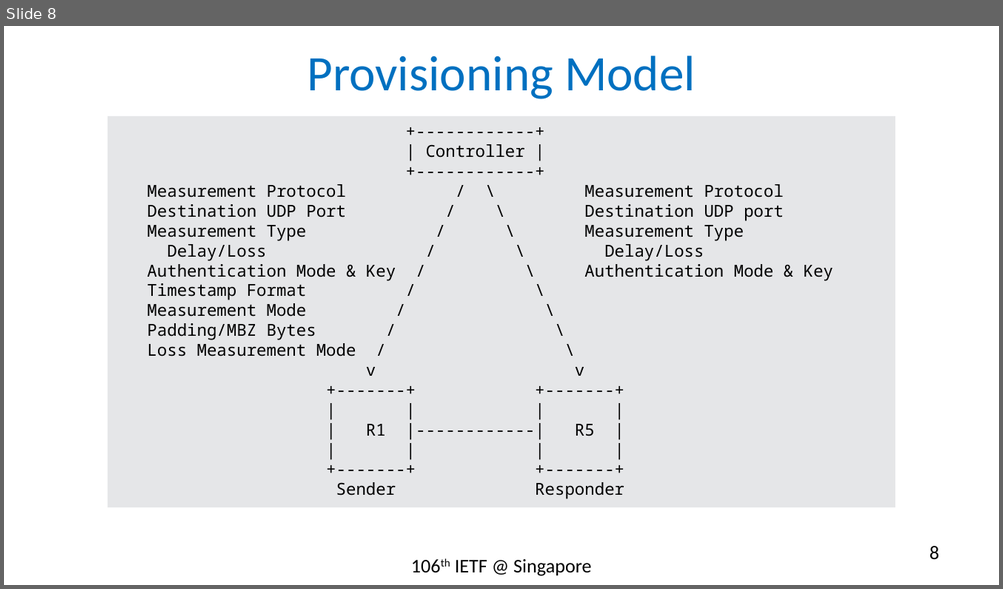
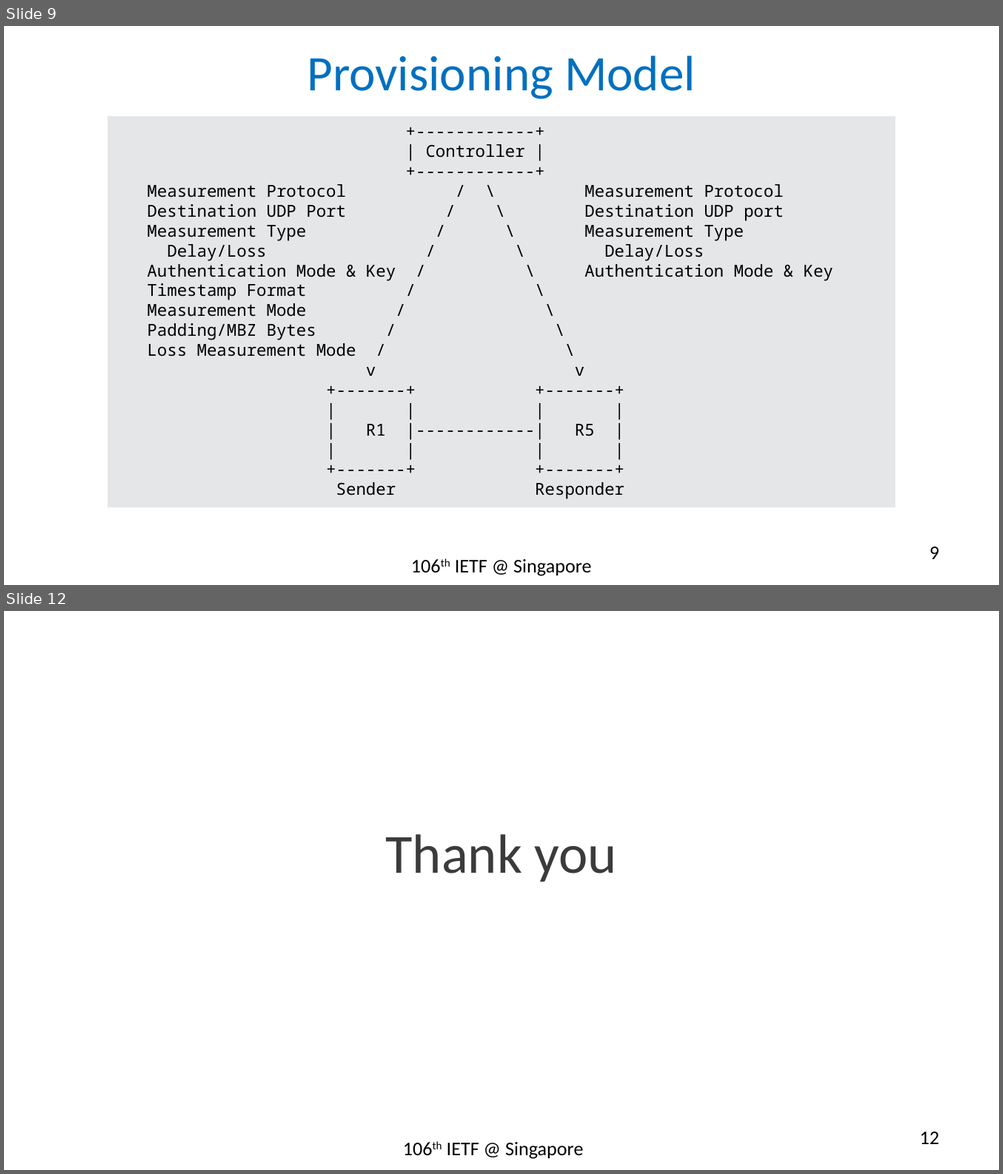
Before and after one commit to rakgandhi/ietf-slides, a slide deck: draft-gandhi-spring-twamp-srpm-02.pptx. Shown one above the other, each under a label of ours: slide 8 before the commit, slides 9 and 12 after it; the slides between them are not shown. The pictures are 1003x589 and 1003x1174 pixels, drawn with LibreOffice and Linux fonts; fonts in the diff are those of the drawing. Boxes give left, top, right and bottom in pixels: in the first picture for what was removed or moved away, otherwise in the second. Text is boxed around its words. In the diff, an @@ line names an element or a change of style, - is before the commit and + after.

```diff
--- a/draft-gandhi-spring-twamp-srpm-02.pptx
+++ b/draft-gandhi-spring-twamp-srpm-02.pptx
@@ slide 12 added at <box>4,611,999,1170</box>, background #FFFFFF @@
@@ text added at <box>386,834,617,882</box>, 40 pt, text #3B3B3B @@
+Thank you
@@ text added at <box>447,1142,583,1159</box>, 14 pt, text #000000 @@
+106th IETF @ Singapore
@@ page number added at <box>919,1132,939,1145</box>, 14 pt, text #000000 @@
+12
@@ what was slide 8 is now slide 9 @@
@@ page number at <box>929,547,939,560</box>: text changed @@
-8
+9
```
Also in this commit, not shown: 4 slides changed, 2 other slides added.
